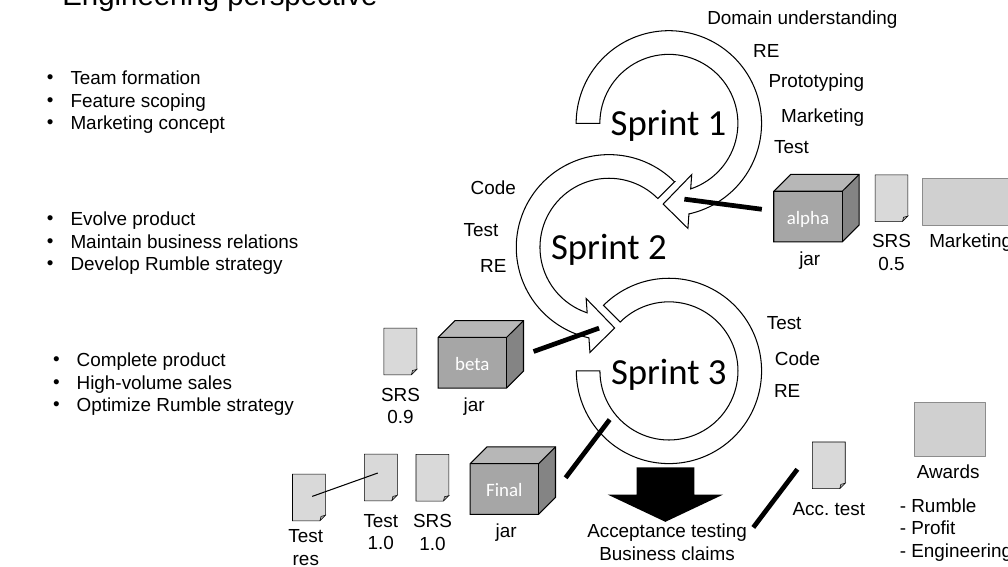
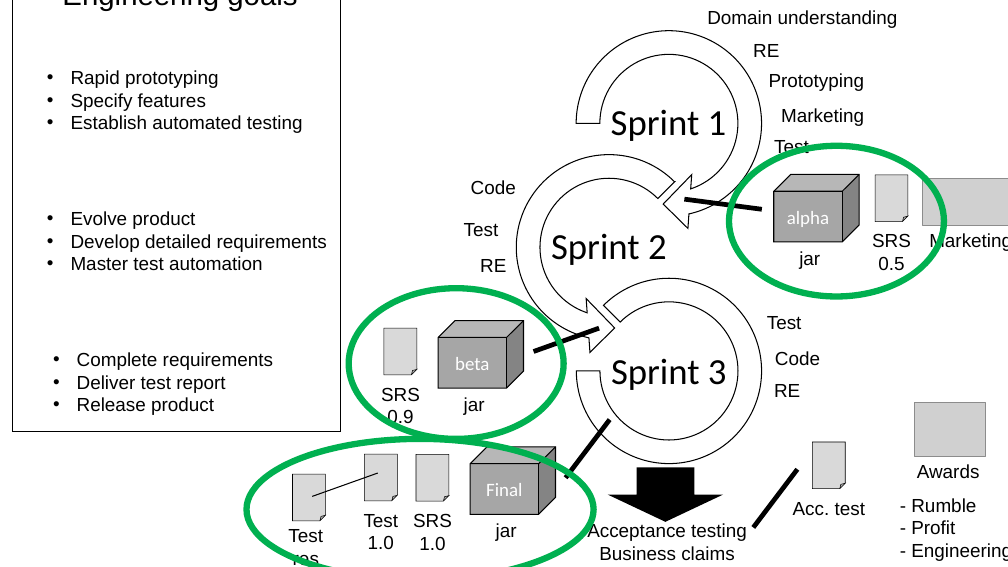
Before and after one commit to lunduniversity/introsofteng, a slide deck: slide 3 of project/rumble/etsa02_figures.pptx. Drawn at 1008x567 pixels with LibreOffice and Linux fonts; fonts in the diff are those of the drawing; grey boxes stand for pictures. Boxes give left, top, right and bottom in pixels: in the first picture for what was removed or moved away, otherwise in the second. Text is boxed around its words. In the diff, an @@ line names an element or a change of style, - is before the commit and + after.

Commit message:
Added eng-business-rumble goals

```diff
--- a/project/rumble/etsa02_figures.pptx
+++ b/project/rumble/etsa02_figures.pptx
@@ rectangle added at bbox=[13, 0, 340, 432], outline #000000 1 pt @@
@@ text at bbox=[62, 0, 297, 11]: text changed @@
-Engineering perspective
+Engineering goals
@@ text at bbox=[71, 70, 303, 133]: text changed @@
-• Team formation
-• Feature scoping
-• Marketing concept
+• Rapid prototyping
+• Specify features
+• Establish automated testing
@@ ellipse added at bbox=[729, 146, 944, 296], outline #00B050 6 pt @@
@@ text at bbox=[71, 234, 327, 271]: text changed @@
-• Maintain business relations
-• Develop Rumble strategy
+• Develop detailed requirements
+• Master test automation
@@ ellipse added at bbox=[349, 288, 563, 439], outline #00B050 6 pt @@
@@ text at bbox=[77, 352, 273, 415]: text changed @@
-• Complete product
-• High-volume sales
-• Optimize Rumble strategy
+• Complete requirements
+• Deliver test report
+• Release product
@@ ellipse added at bbox=[247, 439, 594, 567], outline #00B050 6 pt @@
```
Also in this commit, not shown: 1 other slide changed, 2 slides added.
